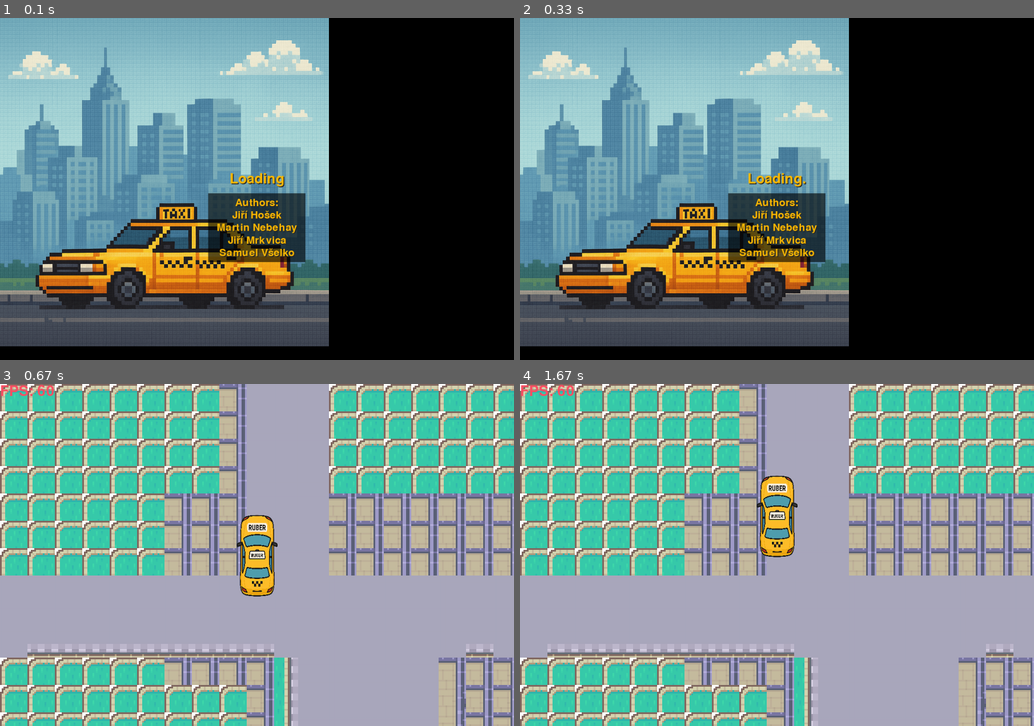
Above: before the commit, frames 1-4 (two rows, left to right).
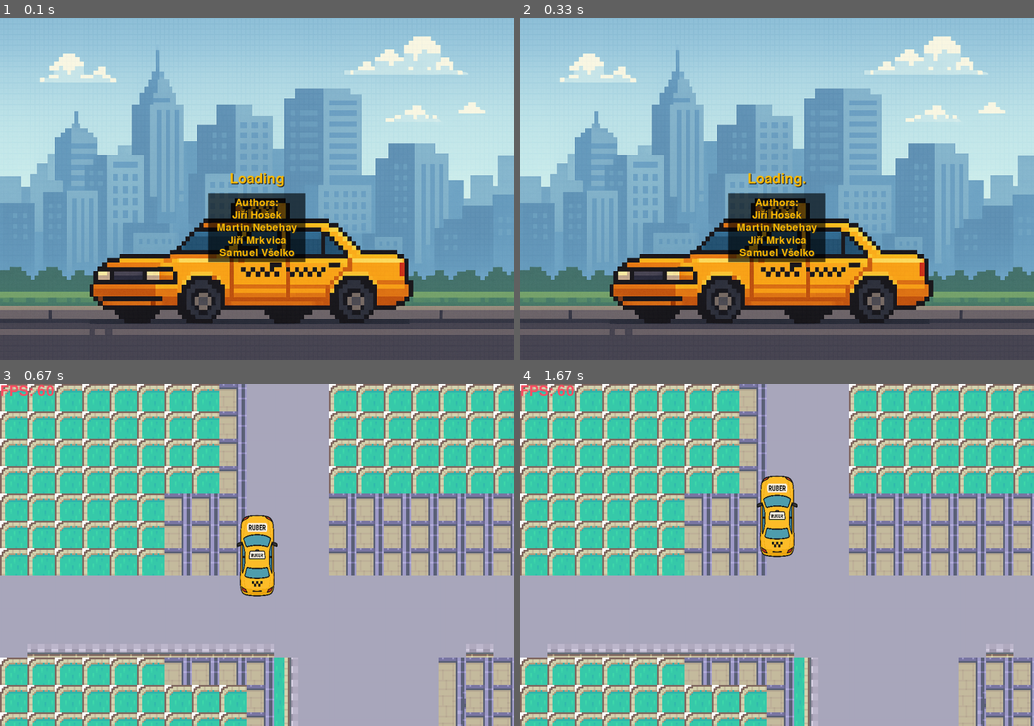
Above: after the commit, the same moments.

Repository: jirihos/UUN-Pygame-workshop
Game: pygame game, started from src/main.py
Same seed, same stepped clock (60 frames per second), same inputs: the game is played once before the commit and once after it.
Inputs (mouse positions are in pixels of both pictures, inside the frame that each line leads up to):
- Up to frame 1 (0.1 s): no input
- Up to frame 2 (0.33 s): no input
- Up to frame 3 (0.67 s): click (257, 555) at 0.38 s
- Up to frame 4 (1.67 s): hold W 1.17-1.63 s

The runs differ from the first frame. In frame 1, 76% of the frame differs, in the area x 0-100%, y 0-100%; in frame 2, 76%; in frame 3, nothing differs; in frame 4, nothing differs.

Commit message:
Update MenuButton and MainMenu to support customizable font size and scale background image

Diff:
--- a/src/menubutton.py
+++ b/src/menubutton.py
@@ -4,7 +4,7 @@
 class MenuButton(pygame.sprite.Sprite):
     def __init__(
         self, x, y, callback, text="Play", play_color=(252, 186, 3),
-        icon_idle=None, icon_hover=None, icon_click=None
+        icon_idle=None, icon_hover=None, icon_click=None, font_size=48
     ):
         super().__init__()
         base_path = os.path.dirname(__file__)  # path to src
@@ -28,8 +28,8 @@
         self.clicked = False
         self.hovered = False  # Track hover state
 
-        # Font for "Play" text
-        self.font = pygame.font.Font(font_path, 48)
+        # Font for button text
+        self.font = pygame.font.Font(font_path, font_size)
         self.text = text
         self.text_color = play_color
         self.text_surface = self.font.render(self.text, True, self.text_color)
@@ -54,7 +54,7 @@
             self.hovered = False
 
     def draw(self, surface):
-        offset = 160 if self.hovered else 0
+        offset = 120 if self.hovered else 0
         arrow_pos = (self.rect.x + offset, self.rect.y)
         if self.hovered:
             # Draw text with shadow to the left of the arrow
--- a/src/scenes/mainmenu.py
+++ b/src/scenes/mainmenu.py
@@ -17,8 +17,9 @@
         # Definujte base_path zde:
         base_path = os.path.dirname(os.path.dirname(__file__))  # path to src
 
-        # Load background image or fill color
-        self.background = pygame.image.load(os.path.join(base_path, "tiles/menu/background.png")).convert()
+        # Load background image and scale to fit the screen
+        bg_image = pygame.image.load(os.path.join(base_path, "tiles/menu/background.png")).convert()
+        self.background = pygame.transform.scale(bg_image, (self.main.screen.get_width(), self.main.screen.get_height()))
 
         # Buttons
         self.buttons = pygame.sprite.Group()
@@ -41,7 +42,8 @@
             play_color=(220, 40, 40),
             icon_idle=os.path.join(base_path, "tiles/menu/icon_cross_red.png"),
             icon_hover=os.path.join(base_path, "tiles/menu/icon_cross_red.png"),
-            icon_click=os.path.join(base_path, "tiles/menu/icon_cross_grey.png")
+            icon_click=os.path.join(base_path, "tiles/menu/icon_cross_grey.png"),
+            font_size=38
         ))
 
     def loop(self, dt):
Binary file changed: src/Tiles/menu/background.png
